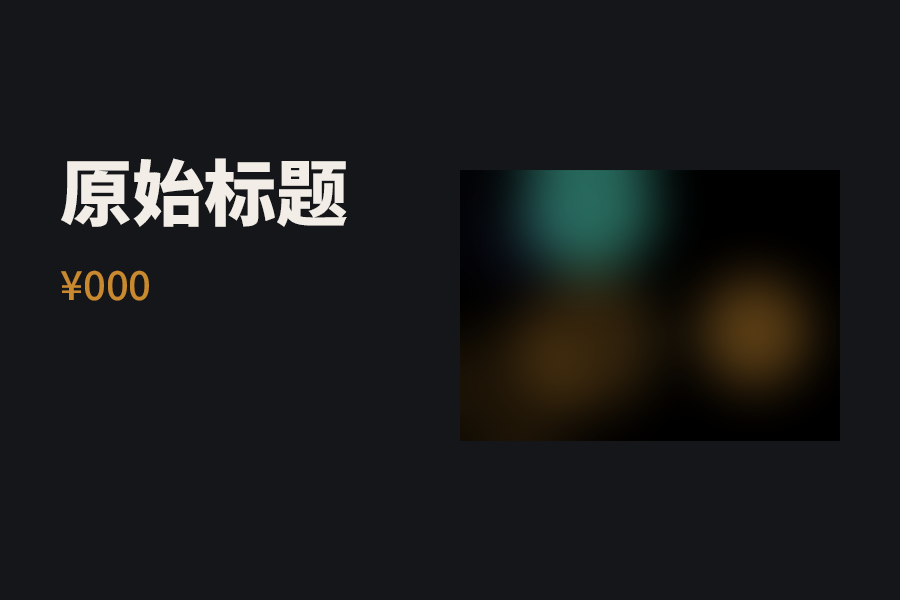
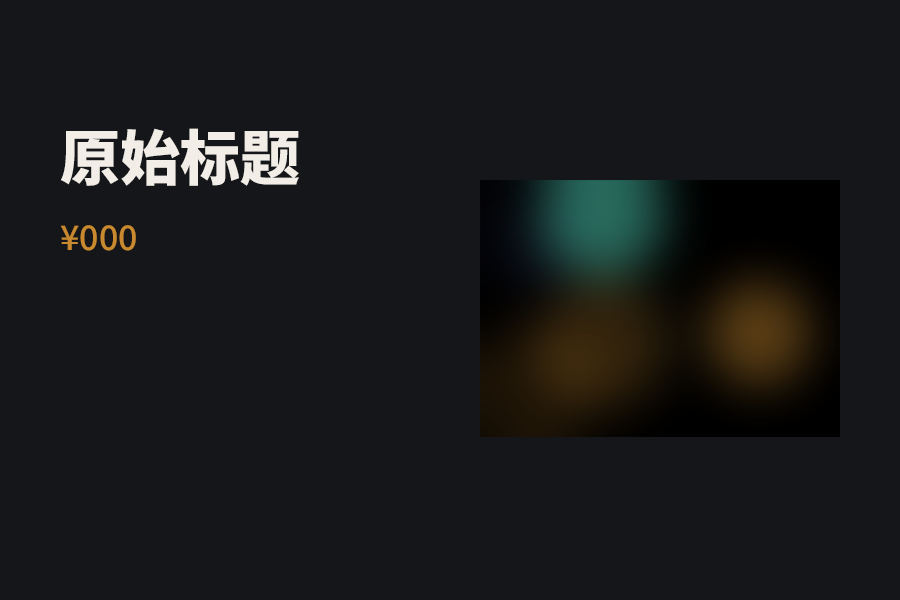
Before/after of a 900px x 600px layered artwork. What changed in the layer stack:
painted on "Photo" over [460, 170, 840, 441]
painted on "Price" over [60, 225, 149, 301]
painted on "Title" over [61, 128, 347, 227]
